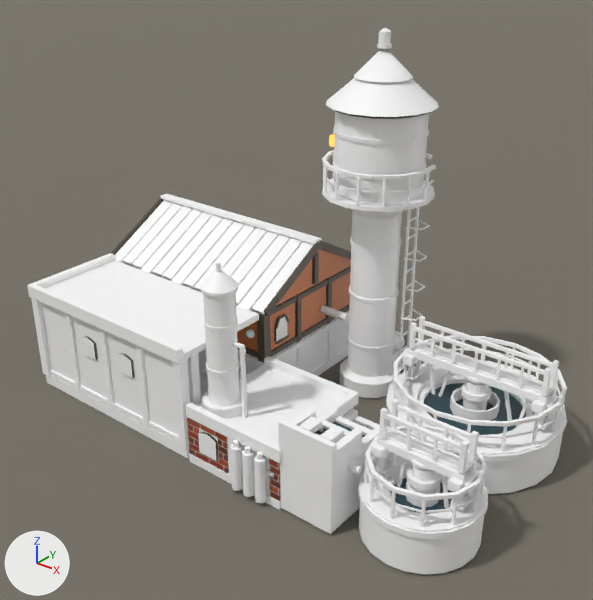
An edit to the Blender file src/DeepFrontier/Art/Source/WaterTreatmentPlant-ReferenceStudy.blend, drawn before and after from the same camera.
Camera for both pictures: a 50 mm lens placed at (3.62, -12.84, 8.59), pointed at (-4.34, -2.89, 2.42). Every picture has the same lights, and +X, +Y and +Z are marked at lower left. The first picture is the older version.

Objects in the first picture: 'Clarifier1', 'Plane', 'WaterTreatmentPlant.Architecture', 'WaterTreatmentPlant.ScraperBridge1', 'WaterTreatmentPlant.ScraperBridge2' and 5 more.
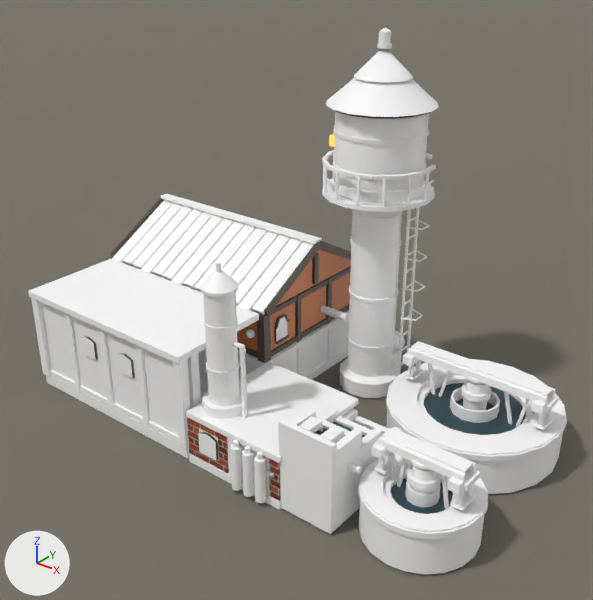
The change, as a list of edits to the scene's bpy script:
```text
Change me_watertreatmentplant_architecture:
    used by ob_watertreatmentplant_architecture; location = (0.0, 0.0, 0.0)
    remove me_watertreatmentplant_architecture.from_pydata(...)  # 8323 vertices, 4502 faces; spans x -9.1..0.03, y -5.19..0.26, z -0.03..6.74
    add me_watertreatmentplant_architecture.from_pydata(...)  # 7387 vertices, 4080 faces; spans x -9.1..0.03, y -5.19..0.26, z -0.03..6.74
    me_watertreatmentplant_architecture part 1: 153 loose pieces with 936 vertices, spanning x -9.06..-0.05, y -5.06..-0.05, z 0.8..2.12, are deleted
Change me_watertreatmentplant_scraperbridge1:
    used by ob_watertreatmentplant_scraperbridge1; location = (-1.5, -1.5, 1.4)
    remove me_watertreatmentplant_scraperbridge1.from_pydata(...)  # 448 vertices, 291 faces; spans x -1.35..1.35, y -0.32..0.22, z -1.14..0.58
    add me_watertreatmentplant_scraperbridge1.from_pydata(...)  # 304 vertices, 197 faces; spans x -1.35..1.35, y -0.32..0.22, z -1.14..0.11
    me_watertreatmentplant_scraperbridge1 part 2: 18 loose pieces with 144 vertices, spanning x -1.27..1.27, y -0.19..0.19, z 0.1..0.58, are deleted
Change me_watertreatmentplant_scraperbridge2:
    used by ob_watertreatmentplant_scraperbridge2; location = (-1.0, -4.08, 1.4)
    remove me_watertreatmentplant_scraperbridge2.from_pydata(...)  # 384 vertices, 247 faces; spans x -0.77..0.77, y -0.32..0.22, z -1.14..0.58
    add me_watertreatmentplant_scraperbridge2.from_pydata(...)  # 288 vertices, 183 faces; spans x -0.77..0.77, y -0.32..0.22, z -1.14..0.11
    me_watertreatmentplant_scraperbridge2 part 3: 12 loose pieces with 96 vertices, spanning x -0.69..0.69, y -0.19..0.19, z 0.1..0.58, are deleted
```

Changed parts and their boxes (x1, y1, x2, y2) in the pictures (593 x 600 px):
'WaterTreatmentPlant.Architecture', reshaped: before (27, 27, 567, 575); after (28, 27, 567, 575)
'WaterTreatmentPlant.ScraperBridge1', reshaped (22% shorter): before (402, 316, 559, 430); after (402, 341, 559, 430)
'WaterTreatmentPlant.ScraperBridge2', reshaped (26% shorter): before (371, 399, 480, 511); after (371, 428, 480, 511)
part 1 of me_watertreatmentplant_architecture, deleted: before (27, 253, 567, 528)
part 2 of me_watertreatmentplant_scraperbridge1, deleted: before (409, 316, 559, 396)
part 3 of me_watertreatmentplant_scraperbridge2, deleted: before (379, 399, 479, 474)
